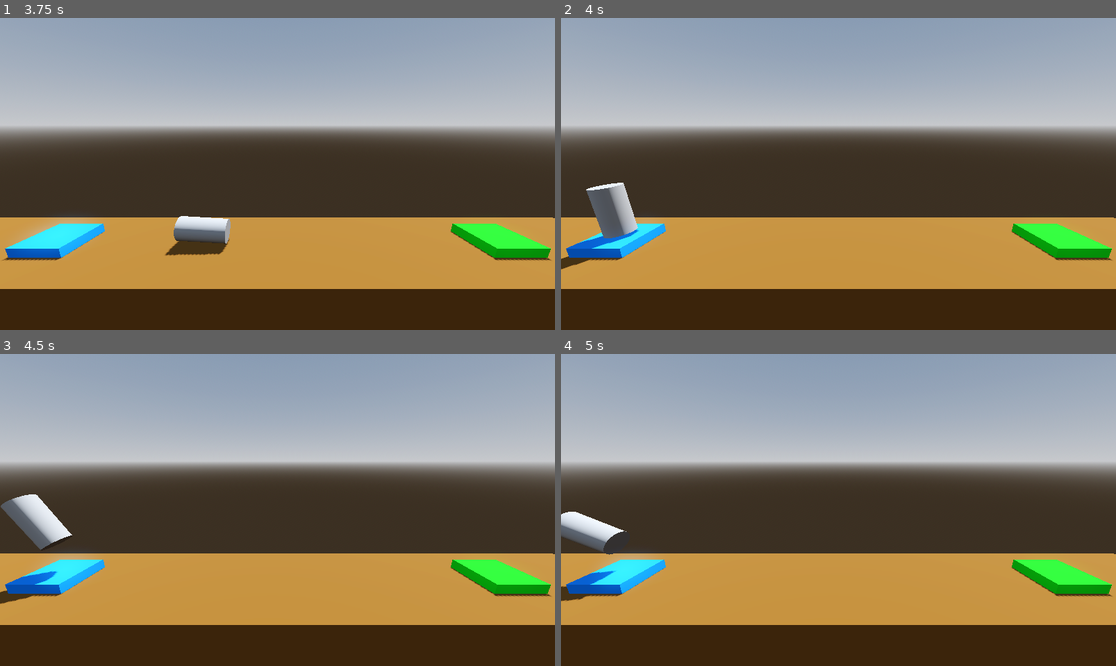
Above: before the commit, frames 1-4 (two rows, left to right).
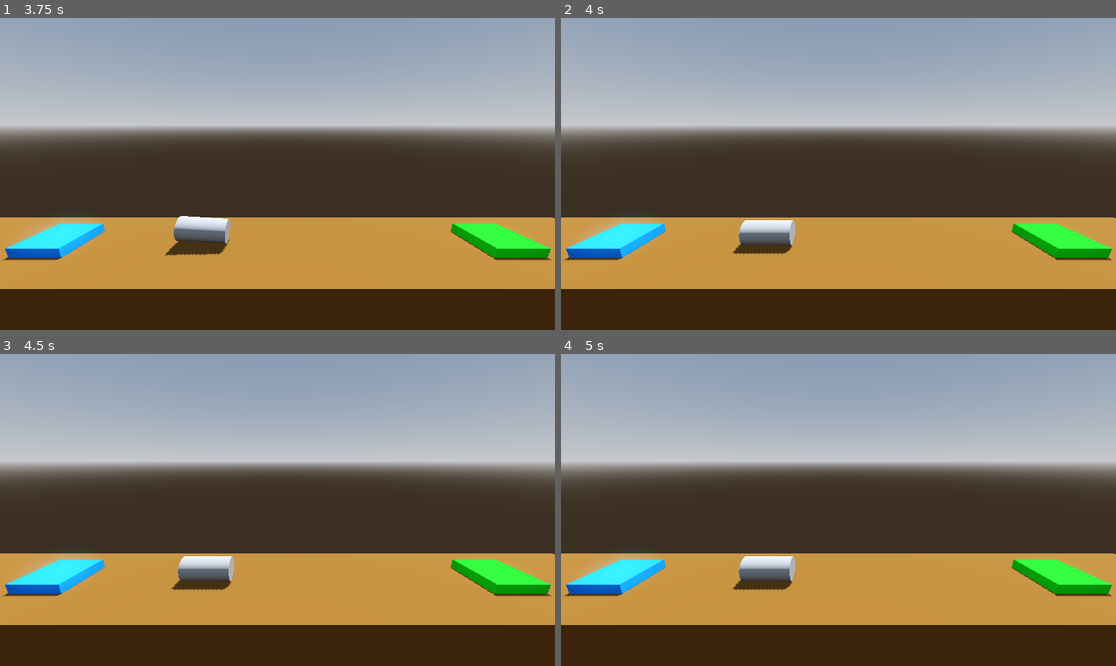
Above: after the commit, the same moments.

Repository: 253asap/projectBoost
Game: Godot game, scene res://Level/level.tscn
Same seed, same stepped clock (60 frames per second), same inputs: the game is played once before the commit and once after it.
Inputs:
- Up to frame 1 (3.75 s): tap Enter at 0.5 s; hold D (rotateRight) 0.53-1.28 s; hold Space (boost) 0.53-1.28 s; hold A (rotateLeft) 1.28-2.03 s; tap Space (boost) at 1.35, 2.85 s; hold Space (boost) 2.03-2.78 s; hold D (rotateRight) 2.03-3.53 s; hold A (rotateLeft) from 3.53 s (still down); hold Space (boost) from 3.53 s (still down)
- Up to frame 2 (4 s): keep holding A (rotateLeft); keep holding Space (boost)
- Up to frame 3 (4.5 s): keep holding A (rotateLeft); release Space (boost) at 4.28 s; tap Space (boost) at 4.35 s
- Up to frame 4 (5 s): keep holding A (rotateLeft)

Frame 1 is identical in both runs. In frame 2, 2.5% of the frame differs, in the area x 0-43%, y 52-81%; in frame 3, 2.6%, in the area x 0-43%, y 44-81%; in frame 4, 2.2%.

Commit message:
tweeeeens

Diff:
--- a/Level/level3.tscn
+++ b/Level/level3.tscn
@@ -67,7 +67,6 @@
 size = Vector3(2, 0.4, 2)
 material = SubResource("StandardMaterial3D_i2a6t")
 script = ExtResource("1_kppg5")
-file_path = "res://Level/level.tscn"
 
 [node name="Camera3D" type="Camera3D" parent="."]
 transform = Transform3D(1, 0, 0, 0, 0.97237, 0.233445, 0, -0.233445, 0.97237, -0.205, 4.875, 7.725)
--- a/Player.gd
+++ b/Player.gd
@@ -3,6 +3,8 @@
 ## How much vertical force to apply when moving
 @export_range(750.0, 3000.0) var thrust: float = 1000.0
 @export var torqueThrust: float = 100.0
+
+var isTransitioning := false
 
 # Called every frame. 'delta' is the elapsed time since the previous frame.
 func _process(delta: float) -> void:
@@ -17,15 +19,23 @@
 
 
 func _on_body_entered(body: Node) -> void:
-	if "Goal" in body.get_groups():
-		completeLevel(body.file_path)
-	if "Hazard" in body.get_groups():
-		crashSequence()
+	if !isTransitioning:
+		if "Goal" in body.get_groups():
+			completeLevel(body.file_path)
+		if "Hazard" in body.get_groups():
+			crashSequence()
 
 func crashSequence() -> void:
 	print("You lose")
-	get_tree().reload_current_scene()
+	tweenTrans(get_tree().reload_current_scene)
 
 func completeLevel(next_level_file: String) -> void:
 	print("winner winner chicken dinner")
-	get_tree().change_scene_to_file(next_level_file)
+	tweenTrans(get_tree().change_scene_to_file.bind(next_level_file))
+
+func tweenTrans(callFunc: Callable) -> void:
+	set_process(false)
+	isTransitioning = true
+	var tween = create_tween()
+	tween.tween_interval(1.5)
+	tween.tween_callback(callFunc)
